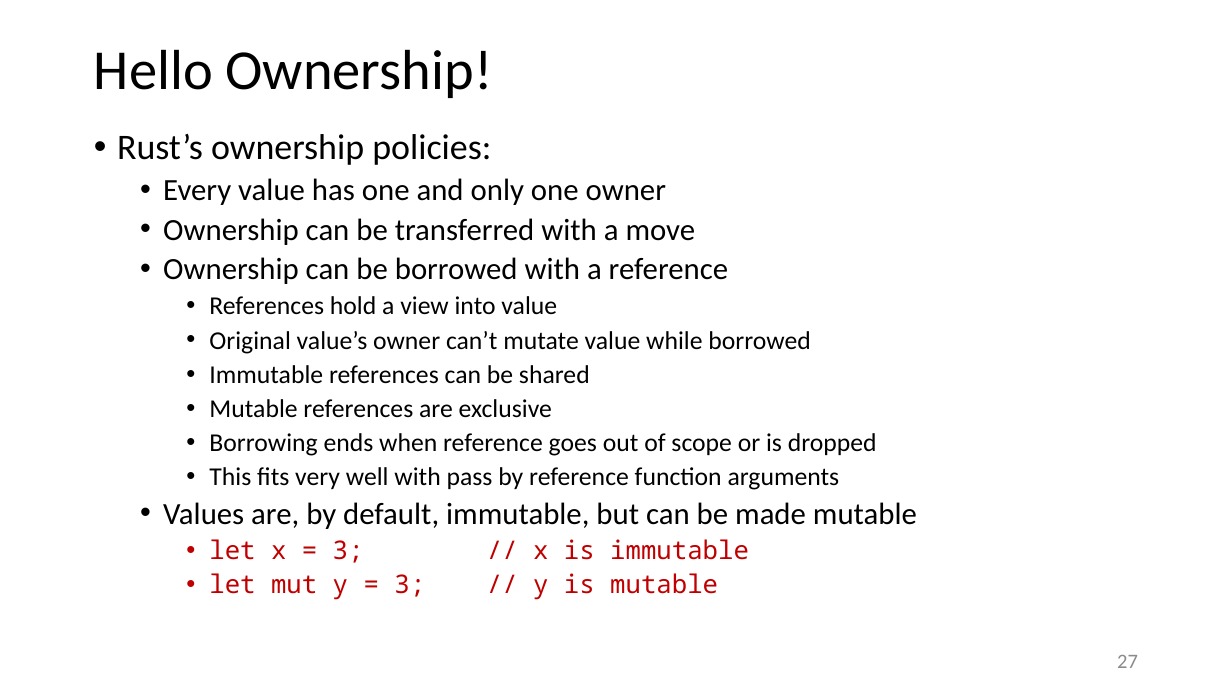
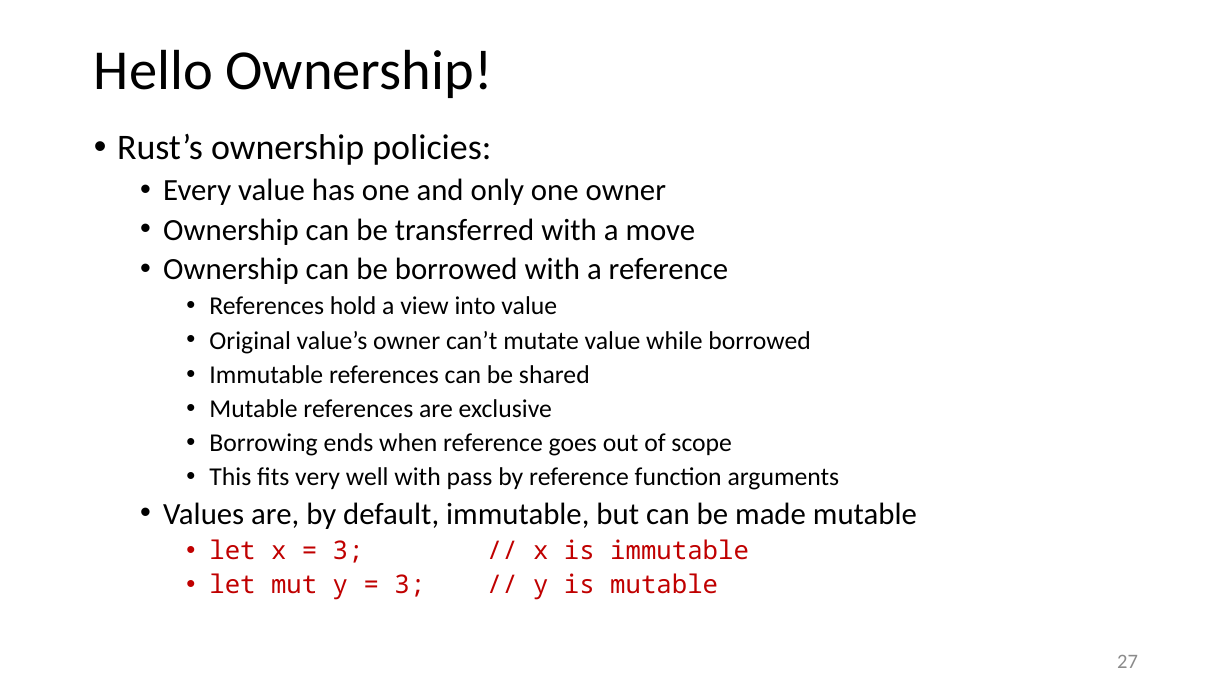
Before and after one commit to JimFawcett/JimFawcett.github.io, a slide deck: slide 27 of Resources/RustModels.pptx. Drawn at 1232x693 pixels with LibreOffice and Linux fonts; fonts in the diff are those of the drawing. Boxes give left, top, right and bottom in pixels: in the first picture for what was removed or moved away, otherwise in the second. Text is boxed around its words. In the diff, an @@ line names an element or a change of style, - is before the commit and + after.

```diff
--- a/Resources/RustModels.pptx
+++ b/Resources/RustModels.pptx
@@ text at [209,433,732,456]: text changed @@
-    • Borrowing ends when reference goes out of scope or is dropped
+    • Borrowing ends when reference goes out of scope
```
Also in this commit, not shown: 4 other slides changed, 2 other files.
